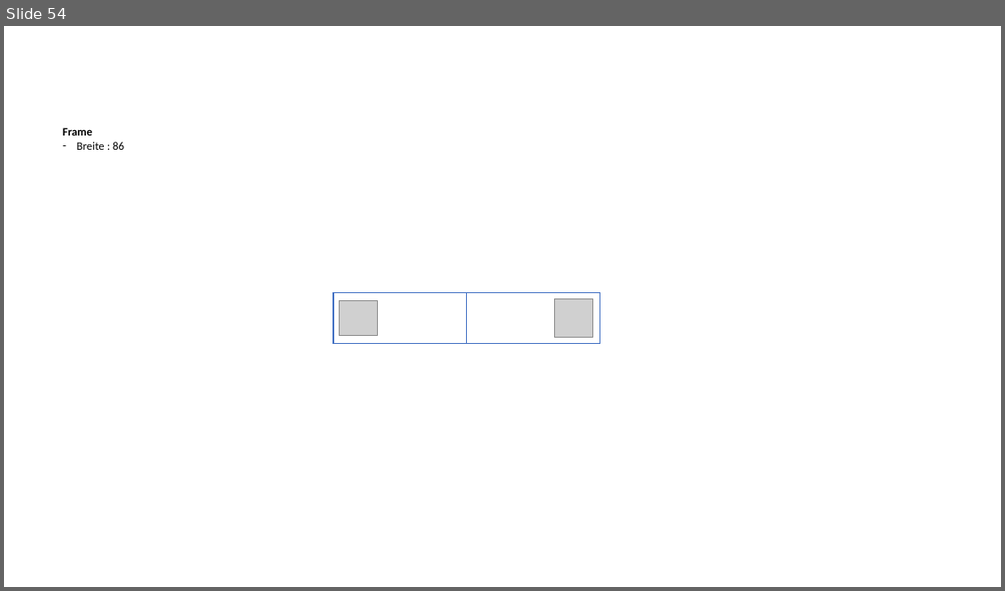
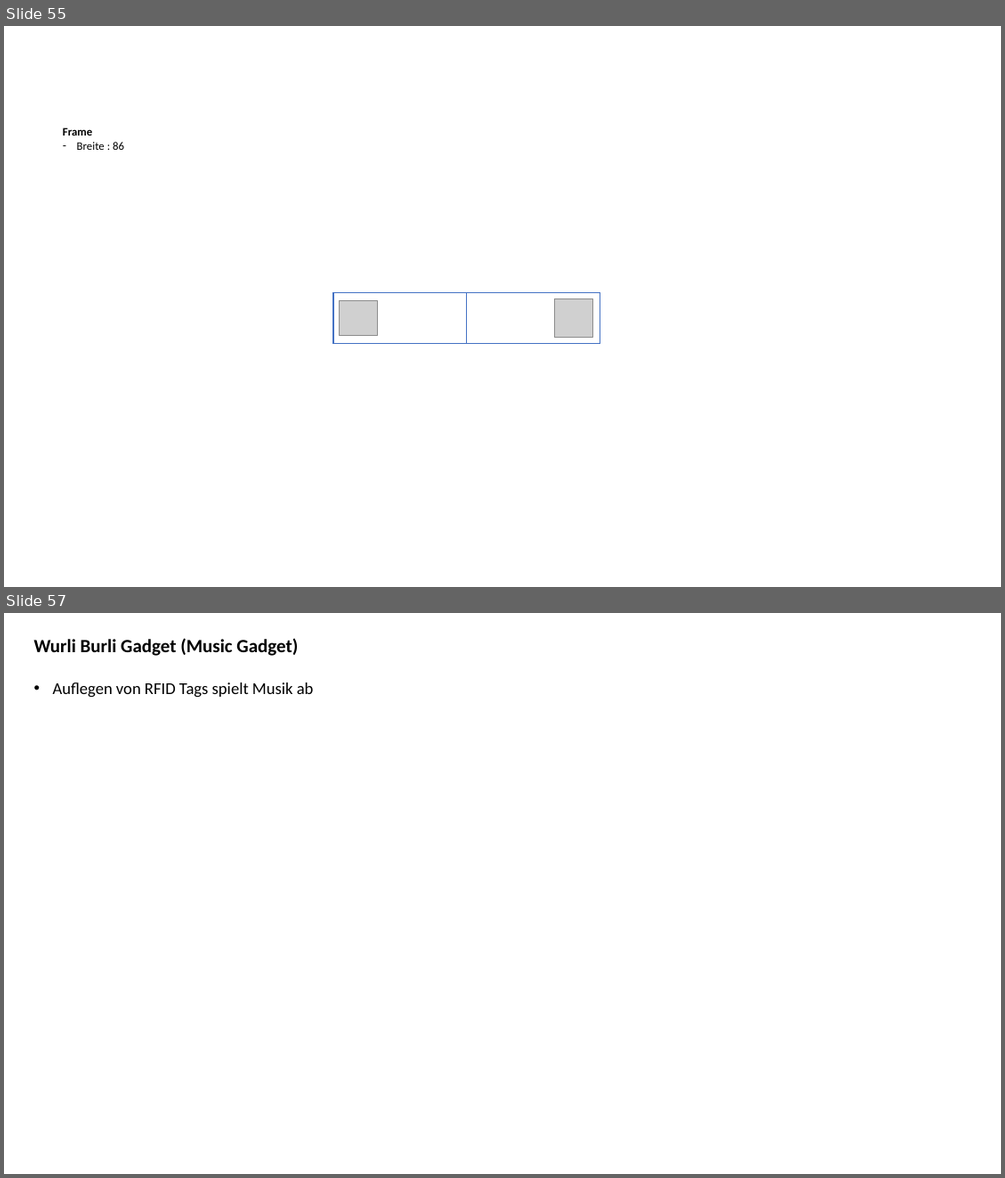
Before and after one commit to jeskes/activityboard, a slide deck: Activityboard.pptx. Shown one above the other, each under a label of ours: slide 54 before the commit, slides 55 and 57 after it; the slides between them are not shown. The pictures are 1005x591 and 1005x1178 pixels, drawn with LibreOffice and Linux fonts; fonts in the diff are those of the drawing; grey boxes stand for pictures. Boxes give left, top, right and bottom in pixels: in the first picture for what was removed or moved away, otherwise in the second. Text is boxed around its words. In the diff, an @@ line names an element or a change of style, - is before the commit and + after.

```diff
--- a/Activityboard.pptx
+++ b/Activityboard.pptx
@@ slide 57 added at [4, 613, 1001, 1174], background #FFFFFF @@
@@ title added at [34, 638, 298, 656], 18 pt, text #000000, bold @@
+Wurli Burli Gadget (Music Gadget)
@@ text added at [53, 682, 314, 698], 16 pt, text #000000 @@
+• Auflegen von RFID Tags spielt Musik ab
@@ what was slide 54 is now slide 55 @@
```
Also in this commit, not shown: 2 slides changed, 6 other slides added, 33 other files.
